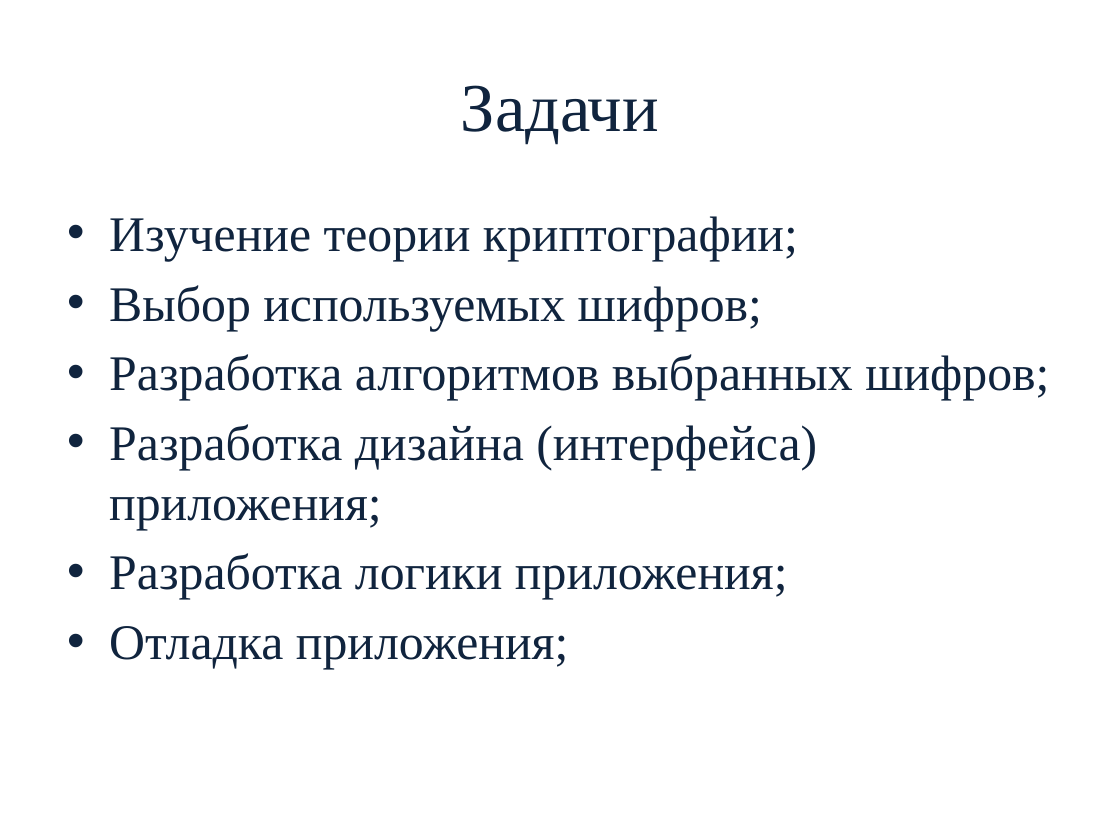
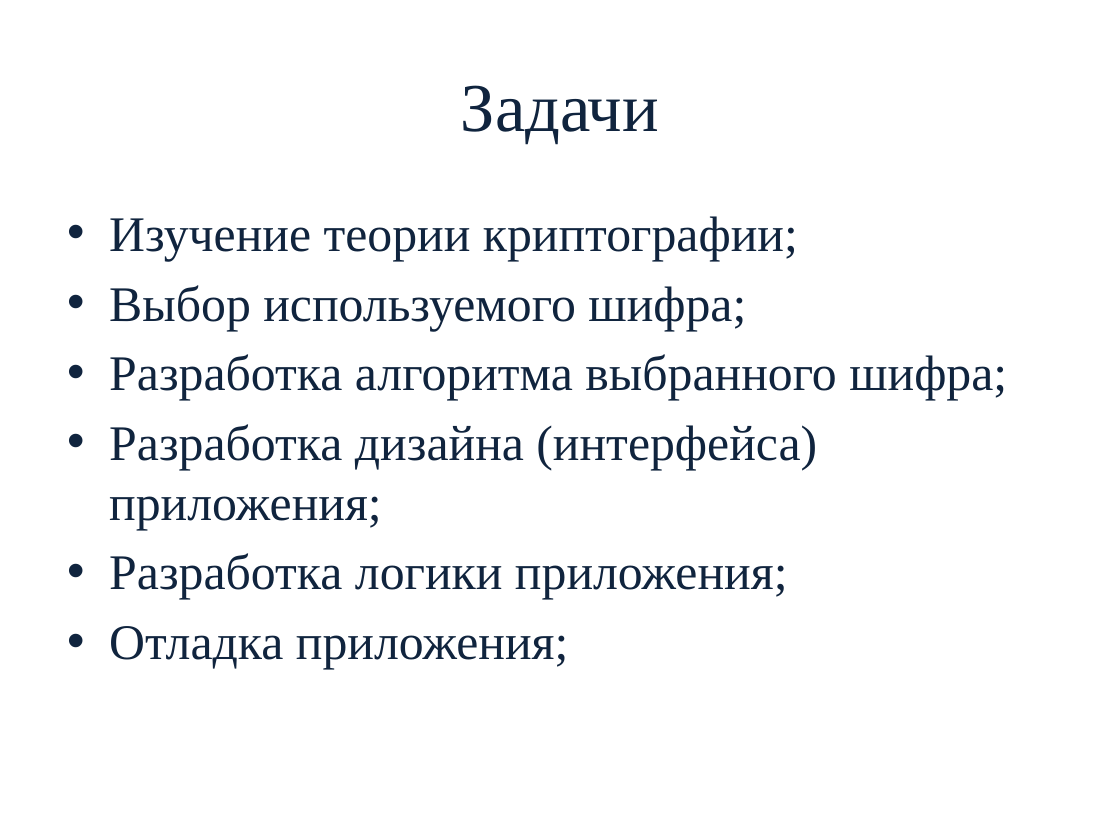
Before and after one commit to Hmelk/Project_Crypto, a slide deck: slide 2 of КР. 09.02.03.18.16-2.19.ПЗ.pptx. Drawn at 1120x840 pixels with LibreOffice and Linux fonts; fonts in the diff are those of the drawing; background and template pictures are left out. Boxes give left, top, right and bottom in pixels: in the first picture for what was removed or moved away, otherwise in the second. Text is boxed around its words. In the diff, an @@ line names an element or a change of style, - is before the commit and + after.

```diff
--- a/КР. 09.02.03.18.16-2.19.ПЗ.pptx
+++ b/КР. 09.02.03.18.16-2.19.ПЗ.pptx
@@ text at box(109, 285, 1007, 400): text changed @@
-• Выбор используемых шифров;
-• Разработка алгоритмов выбранных шифров;
+• Выбор используемого шифра;
+• Разработка алгоритма выбранного шифра;
```
Also in this commit, not shown: 2 other slides changed, 1 slide removed, 1 other file.
